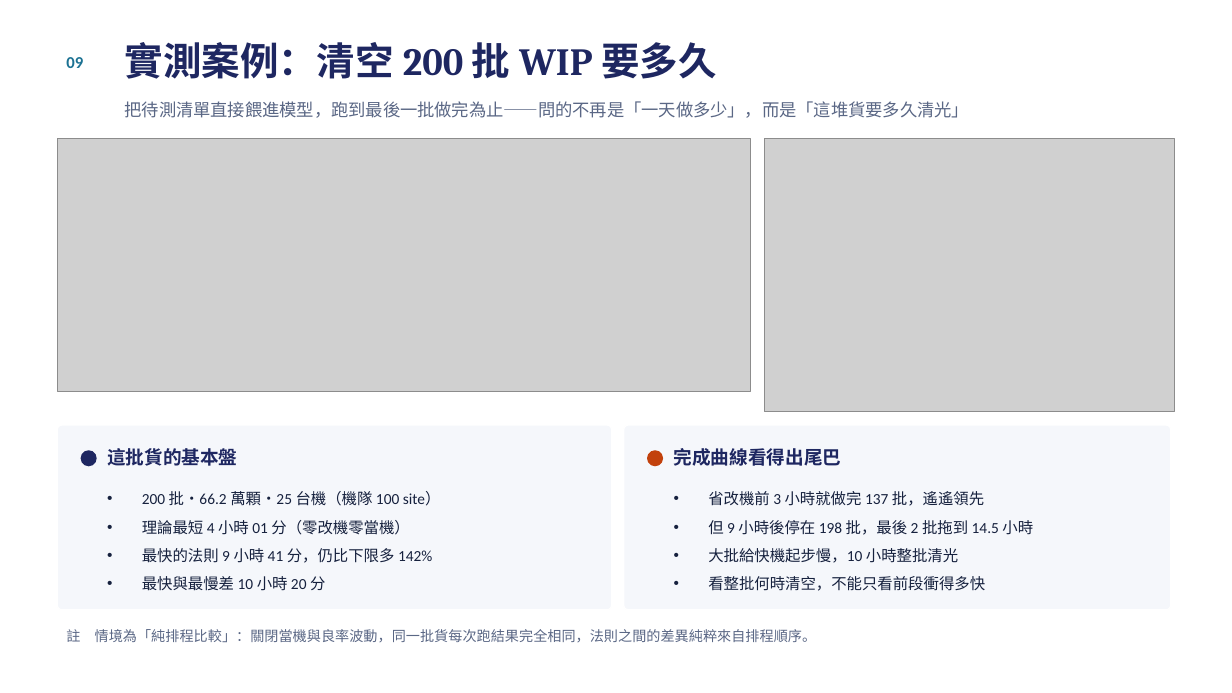
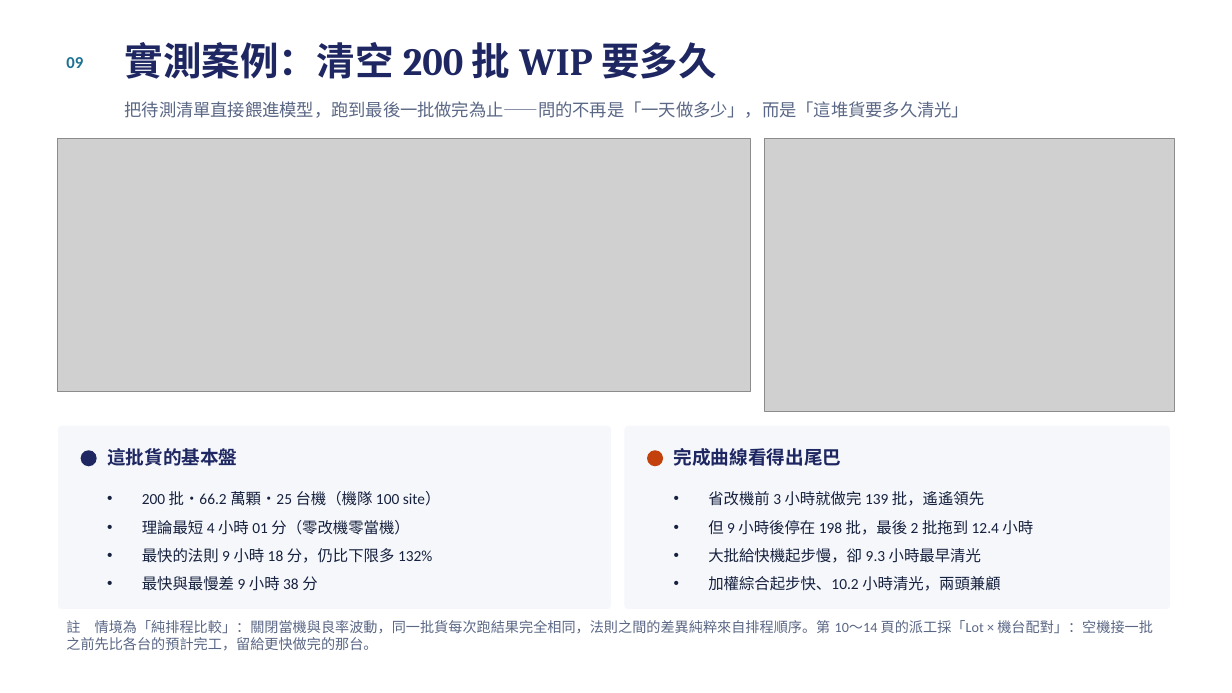
Before and after one commit to cnshow2025/my-factory, a slide deck: slide 10 of docs/測試排程分析報告.pptx. Drawn at 1232x693 pixels with LibreOffice and Linux fonts; fonts in the diff are those of the drawing; grey boxes stand for pictures. Boxes give left, top, right and bottom in pixels: in the first picture for what was removed or moved away, otherwise in the second. Text is boxed around its words. In the diff, an @@ line names an element or a change of style, - is before the commit and + after.

```diff
--- a/docs/測試排程分析報告.pptx
+++ b/docs/測試排程分析報告.pptx
@@ text at (708,491,1033,591): text changed @@
-• 省改機前 3 小時就做完 137 批，遙遙領先
-• 但 9 小時後停在 198 批，最後 2 批拖到 14.5 小時
-• 大批給快機起步慢，10 小時整批清光
-• 看整批何時清空，不能只看前段衝得多快
+• 省改機前 3 小時就做完 139 批，遙遙領先
+• 但 9 小時後停在 198 批，最後 2 批拖到 12.4 小時
+• 大批給快機起步慢，卻 9.3 小時最早清光
+• 加權綜合起步快、10.2 小時清光，兩頭兼顧
@@ text at (142,548,432,591): text changed @@
-• 最快的法則 9 小時 41 分，仍比下限多 142%
-• 最快與最慢差 10 小時 20 分
+• 最快的法則 9 小時 18 分，仍比下限多 132%
+• 最快與最慢差 9 小時 38 分
@@ text at (66,620,1153,651): text changed @@
-註 情境為「純排程比較」：關閉當機與良率波動，同一批貨每次跑結果完全相同，法則之間的差異純粹來自排程順序。
+註 情境為「純排程比較」：關閉當機與良率波動，同一批貨每次跑結果完全相同，法則之間的差異純粹來自排程順序。第 10～14 頁的派工採「Lot × 機台配對」：空機接一批之前先比各台的預計完工，留給更快做完的那台。
```
Also in this commit, not shown: 5 other slides changed, 3 other files.
